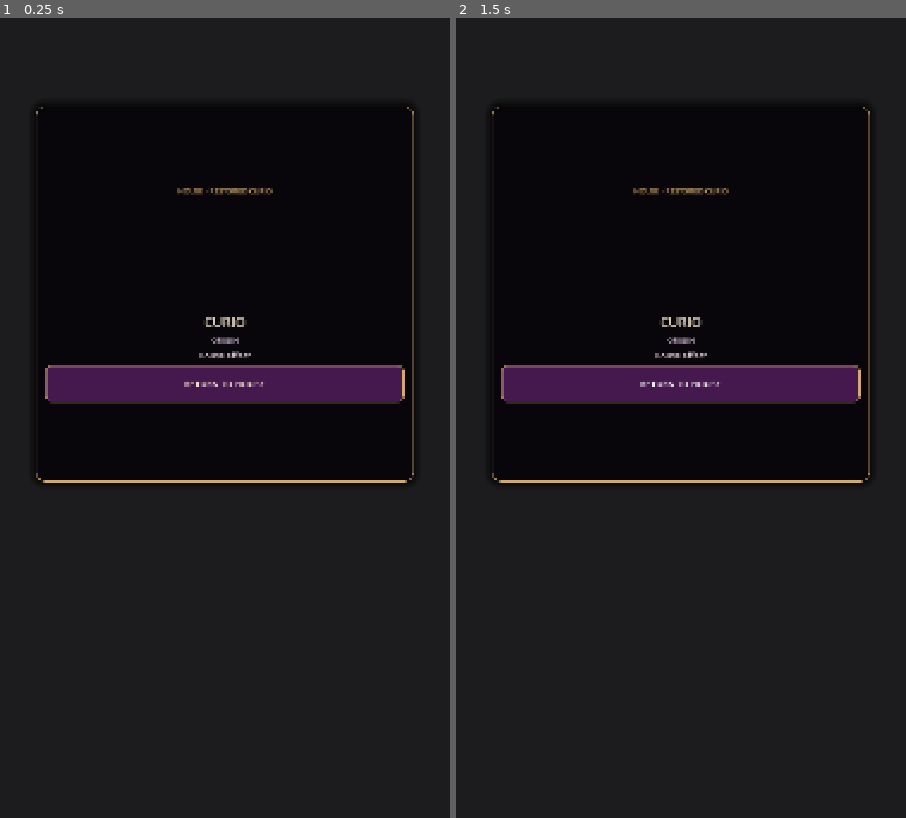
Above: before the commit, frames 1-2 (left to right).
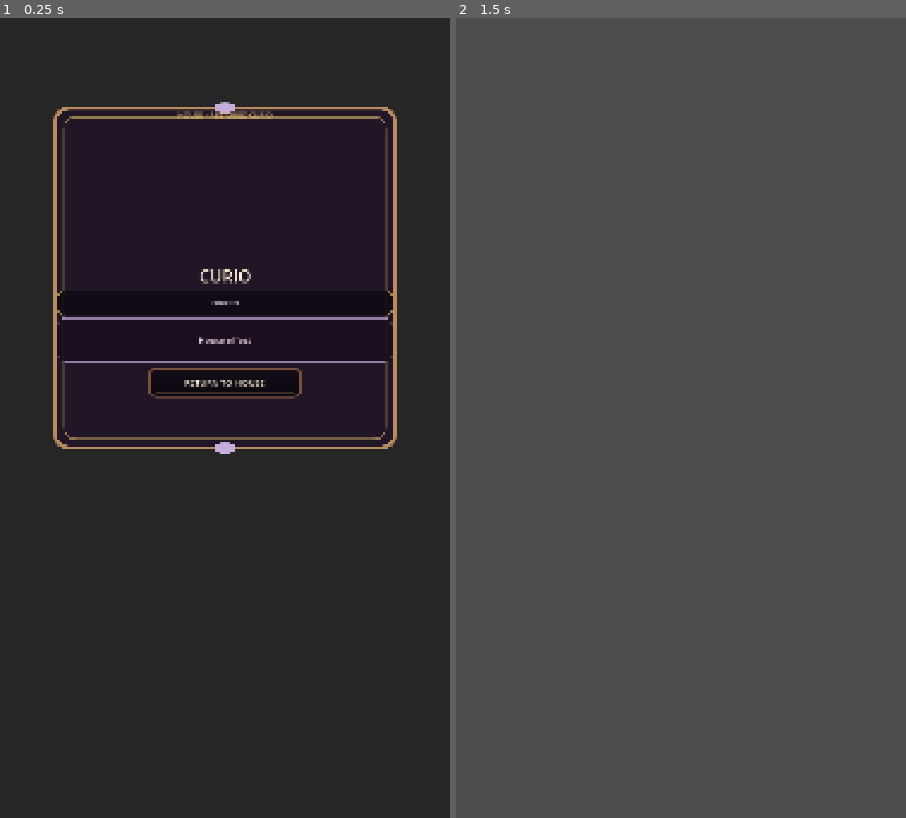
Above: after the commit, the same moments.

Repository: Jay-prodesign/akilta-match3
Game: Godot game, scene res://src/ui/home/house_curio_inspect.tscn
Two runs of this game, one before a commit and one after it. Both use one fixed random seed, a clock stepped at 60 frames per second and the inputs below. This scene is started directly instead of the project's main scene.
Inputs (mouse positions are in pixels of both pictures, inside the frame that each line leads up to):
- Up to frame 1 (0.25 s): no input
- Up to frame 2 (1.5 s): click "RETURN TO HOUSE" at 0.5 s; move the mouse to (780, 378) at 1.27 s; click (780, 378) at 1.42 s

The runs differ from the first frame. In frame 1, 34% of the frame differs, in the area x 7-93%, y 10-59%; in frame 2, 100%, in the area x 0-100%, y 0-100%.

Commit message:
Recompose House Curio inspect to item-led North Star parity (#136)
Verified exact-head House Curio Inspect with headless and target-resolution render SUCCESS. Preserves exact Curio ownership/origin/House-effect truth and adds item-led production presentation with reduced-motion choreography.

Diff:
--- a/src/ui/home/house_curio_inspect.gd
+++ b/src/ui/home/house_curio_inspect.gd
@@ -2,28 +2,103 @@
 
 signal close_requested
 
+const ProductionChrome = preload("res://src/ui/theme/production_chrome.gd")
+
+@onready var veil: ColorRect = $Veil
+@onready var card: PanelContainer = $Card
 @onready var hero_art: TextureRect = $Card/Content/HeroArt
 @onready var title: Label = $Card/Content/Name
 @onready var origin: Label = $Card/Content/Origin
 @onready var effect: Label = $Card/Content/HouseEffect
 @onready var close: Button = $Card/Content/Close
 
+var _reduced_motion := false
+var _transition_tween: Tween
+var _closing := false
+
 func _ready() -> void:
-	close.pressed.connect(func(): close_requested.emit())
+	ProductionChrome.apply_primary(card)
+	card.set_meta("production_chrome_kind", "house_curio_memory_card")
+	ProductionChrome.apply_action_button(close, "utility", "house_curio_return")
+	close.pivot_offset = close.size * 0.5
+	close.button_down.connect(func(): _animate_close_scale(Vector2(0.97, 0.97), 0.05))
+	close.button_up.connect(func(): _animate_close_scale(Vector2.ONE, 0.09))
+	close.pressed.connect(_dismiss)
 
-func configure(curio_id: String, curio_name: String, origin_copy: String, effect_copy: String, texture: Texture2D) -> bool:
+func configure(curio_id: String, curio_name: String, origin_copy: String, effect_copy: String, texture: Texture2D, reduced_motion := false) -> bool:
 	if curio_id == "" or texture == null:
 		return false
 	title.text = curio_name
 	origin.text = origin_copy
 	effect.text = effect_copy
 	hero_art.texture = texture
+	_reduced_motion = bool(reduced_motion)
 	set_meta("curio_id", curio_id)
+	_present()
 	return true
+
+func _present() -> void:
+	if card == null or veil == null or hero_art == null:
+		return
+	card.pivot_offset = card.size * 0.5
+	hero_art.pivot_offset = hero_art.size * 0.5
+	if _reduced_motion:
+		veil.modulate = Color.WHITE
+		card.modulate = Color.WHITE
+		card.scale = Vector2.ONE
+		hero_art.modulate = Color.WHITE
+		hero_art.scale = Vector2.ONE
+		return
+	veil.modulate = Color(1, 1, 1, 0)
+	card.modulate = Color(1, 1, 1, 0)
+	card.scale = Vector2(0.96, 0.96)
+	hero_art.modulate = Color(1.08, 1.02, 0.90, 0)
+	hero_art.scale = Vector2(0.78, 0.78)
+	if _transition_tween != null and _transition_tween.is_valid():
+		_transition_tween.kill()
+	_transition_tween = create_tween()
+	_transition_tween.set_parallel(true)
+	_transition_tween.tween_property(veil, "modulate", Color.WHITE, 0.18).set_trans(Tween.TRANS_QUAD).set_ease(Tween.EASE_OUT)
+	_transition_tween.tween_property(card, "modulate", Color.WHITE, 0.17).set_trans(Tween.TRANS_QUAD).set_ease(Tween.EASE_OUT)
+	_transition_tween.tween_property(card, "scale", Vector2.ONE, 0.22).set_trans(Tween.TRANS_CUBIC).set_ease(Tween.EASE_OUT)
+	_transition_tween.tween_property(hero_art, "modulate", Color.WHITE, 0.22).set_delay(0.06).set_trans(Tween.TRANS_QUAD).set_ease(Tween.EASE_OUT)
+	_transition_tween.tween_property(hero_art, "scale", Vector2.ONE, 0.32).set_delay(0.05).set_trans(Tween.TRANS_BACK).set_ease(Tween.EASE_OUT)
+
+func _dismiss() -> void:
+	if _closing:
+		return
+	_closing = true
+	if _reduced_motion:
+		close_requested.emit()
+		return
+	if _transition_tween != null and _transition_tween.is_valid():
+		_transition_tween.kill()
+	_transition_tween = create_tween()
+	_transition_tween.set_parallel(true)
+	_transition_tween.tween_property(veil, "modulate", Color(1, 1, 1, 0), 0.15).set_trans(Tween.TRANS_QUAD).set_ease(Tween.EASE_IN)
+	_transition_tween.tween_property(card, "modulate", Color(1, 1, 1, 0), 0.13).set_trans(Tween.TRANS_QUAD).set_ease(Tween.EASE_IN)
+	_transition_tween.tween_property(card, "scale", Vector2(0.97, 0.97), 0.15).set_trans(Tween.TRANS_QUAD).set_ease(Tween.EASE_IN)
+	_transition_tween.finished.connect(func(): close_requested.emit())
+
+func _animate_close_scale(target: Vector2, duration: float) -> void:
+	if close == null or _closing:
+		return
+	if _reduced_motion:
+		close.scale = target
+		return
+	var tween := create_tween()
+	tween.set_trans(Tween.TRANS_QUAD).set_ease(Tween.EASE_OUT)
+	tween.tween_property(close, "scale", target, duration)
 
 func inspect_contract() -> Dictionary:
 	return {
 		"authored_scene": true,
 		"curio_id": String(get_meta("curio_id", "")),
 		"art_loaded": hero_art != null and hero_art.texture != null,
+		"hero_scale": hero_art != null and hero_art.custom_minimum_size.y >= 320.0,
+		"memory_bands": origin != null and origin.has_theme_stylebox_override("normal") and effect != null and effect.has_theme_stylebox_override("normal"),
+		"production_card_chrome": card != null and card.get_theme_stylebox("panel") is StyleBoxTexture and String(card.get_meta("production_chrome_kind", "")) == "house_curio_memory_card",
+		"production_return_chrome": close != null and close.get_theme_stylebox("normal") is StyleBoxTexture,
+		"modal_choreography": true,
+		"reduced_motion_supported": true,
 	}
--- a/src/ui/home/house_curio_inspect.tscn
+++ b/src/ui/home/house_curio_inspect.tscn
@@ -32,6 +32,38 @@
 corner_radius_bottom_right = 12
 corner_radius_bottom_left = 12
 
+[sub_resource type="StyleBoxFlat" id="OriginPlate"]
+bg_color = Color(0.055, 0.036, 0.07, 0.88)
+border_width_left = 1
+border_width_top = 1
+border_width_right = 1
+border_width_bottom = 1
+border_color = Color(0.831, 0.678, 0.439, 0.42)
+corner_radius_top_left = 14
+corner_radius_top_right = 14
+corner_radius_bottom_right = 14
+corner_radius_bottom_left = 14
+content_margin_left = 14.0
+content_margin_top = 8.0
+content_margin_right = 14.0
+content_margin_bottom = 8.0
+
+[sub_resource type="StyleBoxFlat" id="MemoryPlate"]
+bg_color = Color(0.105, 0.055, 0.118, 0.90)
+border_width_left = 1
+border_width_top = 1
+border_width_right = 1
+border_width_bottom = 1
+border_color = Color(0.749, 0.647, 0.847, 0.42)
+corner_radius_top_left = 16
+corner_radius_top_right = 16
+corner_radius_bottom_right = 16
+corner_radius_bottom_left = 16
+content_margin_left = 16.0
+content_margin_top = 10.0
+content_margin_right = 16.0
+content_margin_bottom = 10.0
+
 [node name="HouseCurioInspect" type="Control"]
 layout_mode = 3
 anchors_preset = 15
@@ -51,22 +83,22 @@
 grow_horizontal = 2
 grow_vertical = 2
 mouse_filter = 0
-color = Color(0.012, 0.008, 0.018, 0.66)
+color = Color(0.012, 0.008, 0.018, 0.52)
 
 [node name="Card" type="PanelContainer" parent="."]
 layout_mode = 1
-anchor_left = 0.08
-anchor_top = 0.11
-anchor_right = 0.92
-anchor_bottom = 0.58
+anchor_left = 0.10
+anchor_top = 0.10
+anchor_right = 0.90
+anchor_bottom = 0.55
 grow_horizontal = 2
 grow_vertical = 2
 theme_override_styles/panel = SubResource("Card")
 
 [node name="Content" type="VBoxContainer" parent="Card"]
 layout_mode = 2
-theme_override_constants/separation = 9
-alignment = 1
+theme_override_constants/separation = 8
+alignment = 0
 
 [node name="Kicker" type="Label" parent="Card/Content"]
 layout_mode = 2
@@ -76,7 +108,7 @@
 horizontal_alignment = 1
 
 [node name="HeroArt" type="TextureRect" parent="Card/Content"]
-custom_minimum_size = Vector2(0, 260)
+custom_minimum_size = Vector2(0, 330)
 layout_mode = 2
 expand_mode = 1
 stretch_mode = 5
@@ -84,29 +116,38 @@
 [node name="Name" type="Label" parent="Card/Content"]
 layout_mode = 2
 theme_override_colors/font_color = Color(1, 0.941, 0.847, 1)
-theme_override_font_sizes/font_size = 32
+theme_override_colors/font_outline_color = Color(0.02, 0.014, 0.028, 0.96)
+theme_override_constants/outline_size = 4
+theme_override_font_sizes/font_size = 40
 text = "CURIO"
 horizontal_alignment = 1
 
 [node name="Origin" type="Label" parent="Card/Content"]
+custom_minimum_size = Vector2(0, 58)
 layout_mode = 2
-theme_override_colors/font_color = Color(0.76, 0.68, 0.78, 1)
+theme_override_colors/font_color = Color(0.84, 0.74, 0.86, 1)
 theme_override_font_sizes/font_size = 18
+theme_override_styles/normal = SubResource("OriginPlate")
 text = "ORIGIN"
 horizontal_alignment = 1
+vertical_alignment = 1
 autowrap_mode = 2
 
 [node name="HouseEffect" type="Label" parent="Card/Content"]
+custom_minimum_size = Vector2(0, 104)
 layout_mode = 2
-theme_override_colors/font_color = Color(0.9, 0.84, 0.88, 1)
+theme_override_colors/font_color = Color(0.94, 0.87, 0.92, 1)
 theme_override_font_sizes/font_size = 21
+theme_override_styles/normal = SubResource("MemoryPlate")
 text = "House effect"
 horizontal_alignment = 1
+vertical_alignment = 1
 autowrap_mode = 2
 
 [node name="Close" type="Button" parent="Card/Content"]
-custom_minimum_size = Vector2(0, 88)
+custom_minimum_size = Vector2(380, 84)
 layout_mode = 2
+size_flags_horizontal = 4
 theme_override_colors/font_color = Color(1, 0.941, 0.847, 1)
 theme_override_font_sizes/font_size = 21
 theme_override_styles/normal = SubResource("Action")
--- a/src/ui/home/house_home.gd
+++ b/src/ui/home/house_home.gd
@@ -251,7 +251,7 @@
 	var overlay := HouseCurioInspectScene.instantiate()
 	add_child(overlay)
 	_house_curio_overlay = overlay
-	if not bool(overlay.configure(curio_id, _curio_name(curio_id), String(data.get("origin", "")), String(data.get("effect", "")), texture)):
+	if not bool(overlay.configure(curio_id, _curio_name(curio_id), String(data.get("origin", "")), String(data.get("effect", "")), texture, _reduced_motion)):
 		overlay.queue_free()
 		_house_curio_overlay = null
 		return
--- a/tests/unit/test_house_authored_state_family.gd
+++ b/tests/unit/test_house_authored_state_family.gd
@@ -71,7 +71,8 @@
 		var inspect_close := inspect.get_node_or_null("Card/Content/Close") as Button
 		if inspect_close != null:
 			inspect_close.emit_signal("pressed")
-			await process_frame
+			for _frame in range(12):
+				await process_frame
 
 	house.show_restoration_ceremony("moon_cameo", 1)
 	await process_frame
--- a/tests/visual/capture_three_level_progression.gd
+++ b/tests/visual/capture_three_level_progression.gd
@@ -69,7 +69,7 @@
 	if thorn_hotspot == null or thorn_hotspot.disabled:
 		return _fail(app, "completed House must expose the restored Thorned Locket hotspot")
 	thorn_hotspot.emit_signal("pressed")
-	await _frames(2)
+	await _frames(18)
 	var house_thorn_name: Label = completed_house.get_node_or_null("HouseCurioInspect/Card/Content/Name") as Label
 	var house_thorn_effect: Label = completed_house.get_node_or_null("HouseCurioInspect/Card/Content/HouseEffect") as Label
 	if house_thorn_name == null or house_thorn_name.text != "THORNED LOCKET" or house_thorn_effect == null or not house_thorn_effect.text.contains("opening cabinet set"):
@@ -80,7 +80,7 @@
 	if house_thorn_close == null:
 		return _fail(app, "House Thorned Locket detail close missing")
 	house_thorn_close.emit_signal("pressed")
-	await _frames(2)
+	await _frames(14)
 
 	if not app.show_collection():
 		return _fail(app, "completed House -> Reliquary failed")
Not shown: 1 places in src/ui/home/house_curio_inspect.tscn that only renumber resources
